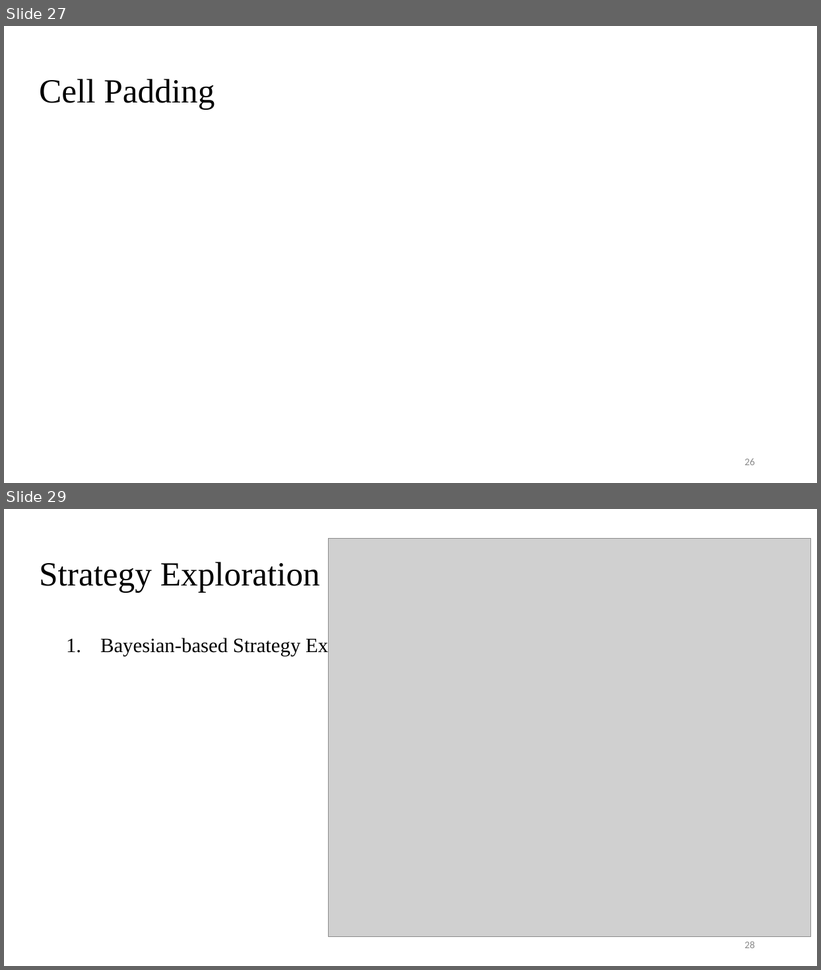
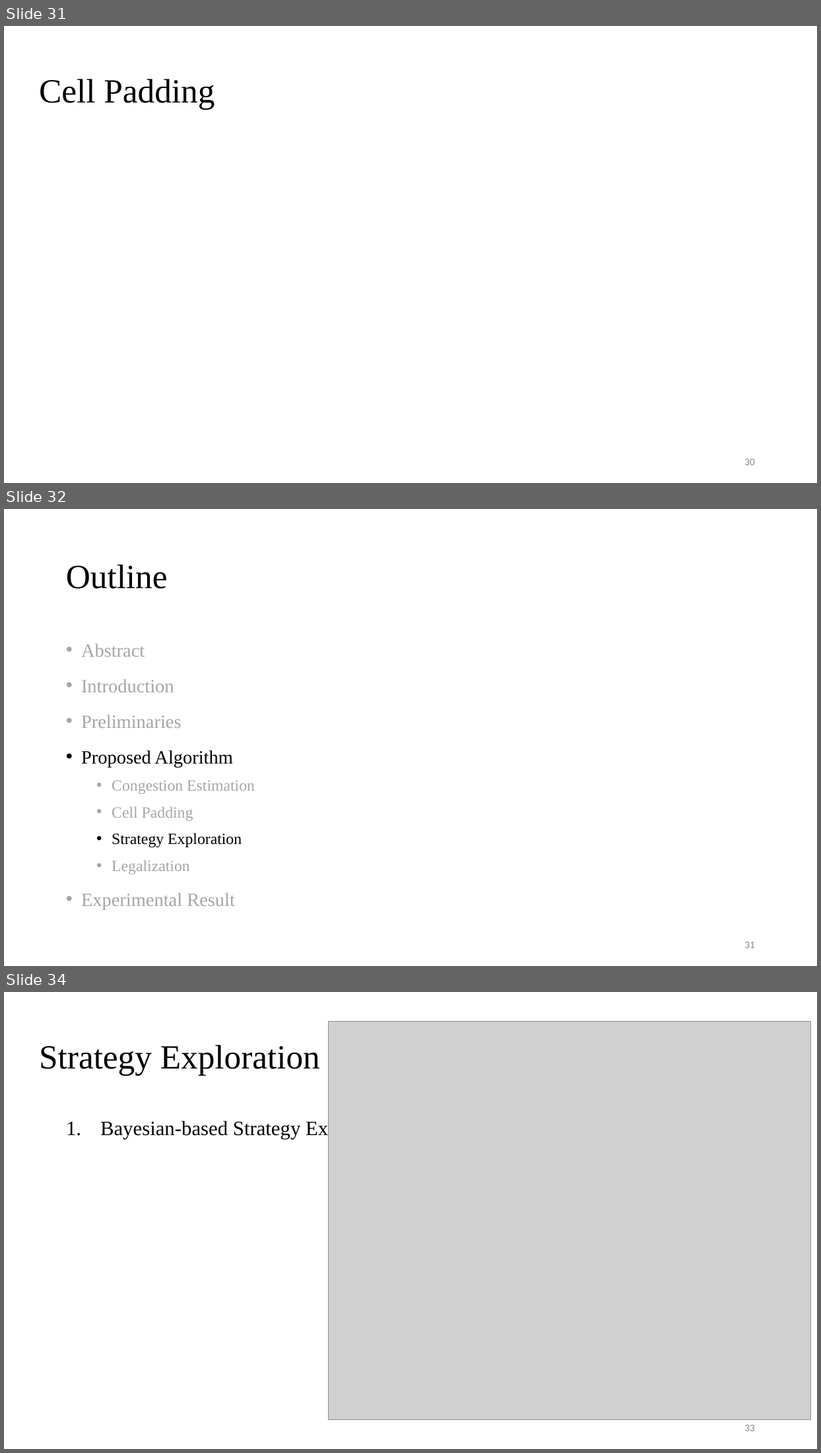
Before and after one commit to Pacific-Feng-Studuies/Studied-Papers, a slide deck: GM/Placement/PUFFER A Routability-Driven Placement Framework via Cell Padding/PUFFER A Routability-Driven Placement Framework via Cell Padding.pptx. Shown one above the other, each under a label of ours: slides 27 and 29 before the commit, slides 31, 32 and 34 after it; the slides between them are not shown. The pictures are 821x970 and 821x1453 pixels, drawn with LibreOffice and Linux fonts; fonts in the diff are those of the drawing; grey boxes stand for pictures. Boxes give left, top, right and bottom in pixels: in the first picture for what was removed or moved away, otherwise in the second. Text is boxed around its words. In the diff, an @@ line names an element or a change of style, - is before the commit and + after.

```diff
--- a/GM/Placement/PUFFER A Routability-Driven Placement Framework via Cell Padding/PUFFER A Routability-Driven Placement Framework via Cell Padding.pptx
+++ b/GM/Placement/PUFFER A Routability-Driven Placement Framework via Cell Padding/PUFFER A Routability-Driven Placement Framework via Cell Padding.pptx
@@ slide 32 added at [4,509,817,966], background #FFFFFF @@
@@ title added at [66,564,168,589], 40 pt, text #000000 @@
+Outline
@@ text added at [81,644,255,910], 22.2 pt, text #A6A6A6 @@
+• Abstract
+• Introduction
+• Preliminaries
+• Proposed Algorithm
+  • Congestion Estimation
+  • Cell Padding
+  • Strategy Exploration
+  • Legalization
+• Experimental Result
@@ page number added at [745,942,755,949], 12 pt, text #8C8C8C @@
+31
@@ what was slide 27 is now slide 31 @@
@@ page number at [745,459,755,466]: text changed @@
-26
+30
@@ what was slide 29 is now slide 34 @@
@@ page number at [745,1425,755,1432]: text changed @@
-28
+33
```
Also in this commit, not shown: 5 slides changed, 12 other slides added, 1 other file.
